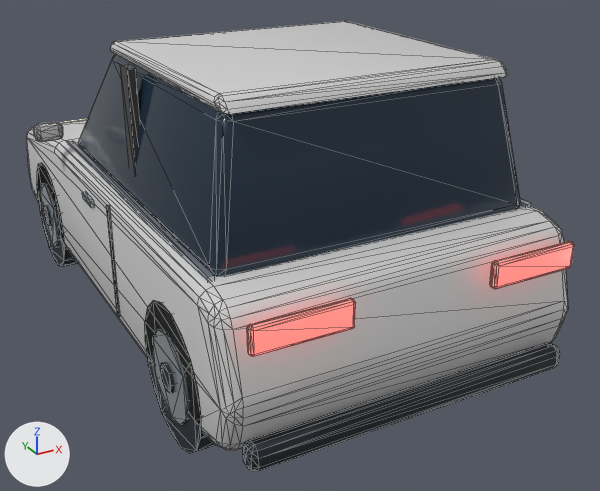
What one commit did to the glTF model game/models/car_1.glb.
Both versions are drawn from a 50 mm camera at (-1.93, -4.18, 1.81) aimed at (0.21, -0.3, -0.13). Arrows for +X, +Y and +Z are at lower left; the lights stay in place. The first picture is the older version. Mesh edges are drawn as thin lines. Vertices at exactly the same position are counted once.

Names of what the first picture shows: 'prism'.
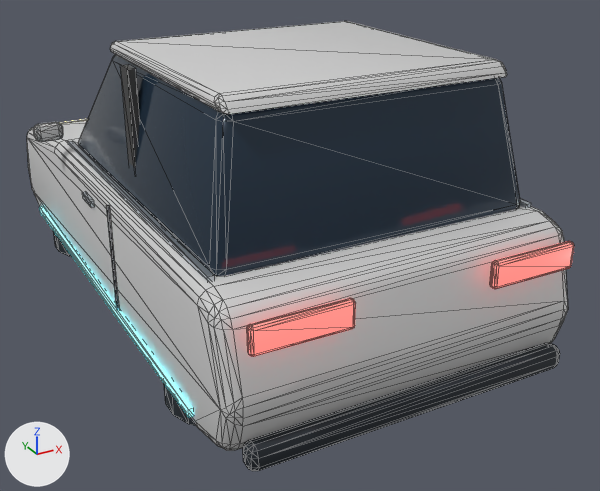
The newer file is also turned or shifted as a whole; pictures and numbers use the older file's frame.

What differs and where, as boxes (x1, y1, x2, y2) in the pictures (600 x 491 px):
part 1 of me_prism, added: after (164, 384, 196, 426)
part 2 of me_prism, added (mostly hidden): after (54, 232, 72, 257)
part 3 of me_prism, added: after (39, 206, 193, 417)
part 4 of me_prism, deleted: before (37, 164, 216, 454)

The edits, one by one:
Material 'Jet' (mat_jet) is new.
Its base color is (0.114, 0.896, 1.0) (cyan #5ff3ff).
Its roughness is 0.3.
Its emission color is (0.114, 0.896, 1.0) (cyan #5ff3ff).
Its emission strength is 3.0.
me_prism is used by ob_prism; location (0.0, 0.0, 0.0).
me_prism had 1064 vertices, 2000 faces and spanned x -1.04..1.04, y -1.78..1.78, z -0.56..1.07.
me_prism now has 1064 vertices, 2008 faces and spans x -1.04..1.04, y -1.78..1.78, z -0.47..1.07.
me_prism part 1: a new loose piece, an 18-sided cylinder along z spanning x -0.9..-0.3, y -1.35..-0.75, z -0.44..-0.32, in mat_dark (black #1b232b).
me_prism part 2: a new loose piece, an 18-sided cylinder along z spanning x -0.9..-0.3, y 0.75..1.35, z -0.44..-0.32, in mat_dark (black #1b232b).
me_prism part 3: a new loose piece, a box spanning x -0.917..-0.892, y -1.365..1.365, z -0.28..-0.24, in mat_jet (cyan #5ff3ff, glowing cyan #5ff3ff).
me_prism part 4: 12 loose pieces with 304 vertices, spanning x -0.92..0.92, y -1.47..1.47, z -0.56..0.12, are deleted.
Other edits to the shape of me_prism do not show in these pictures.
me_prism gains material mat_jet (cyan #5ff3ff, glowing cyan #5ff3ff).
